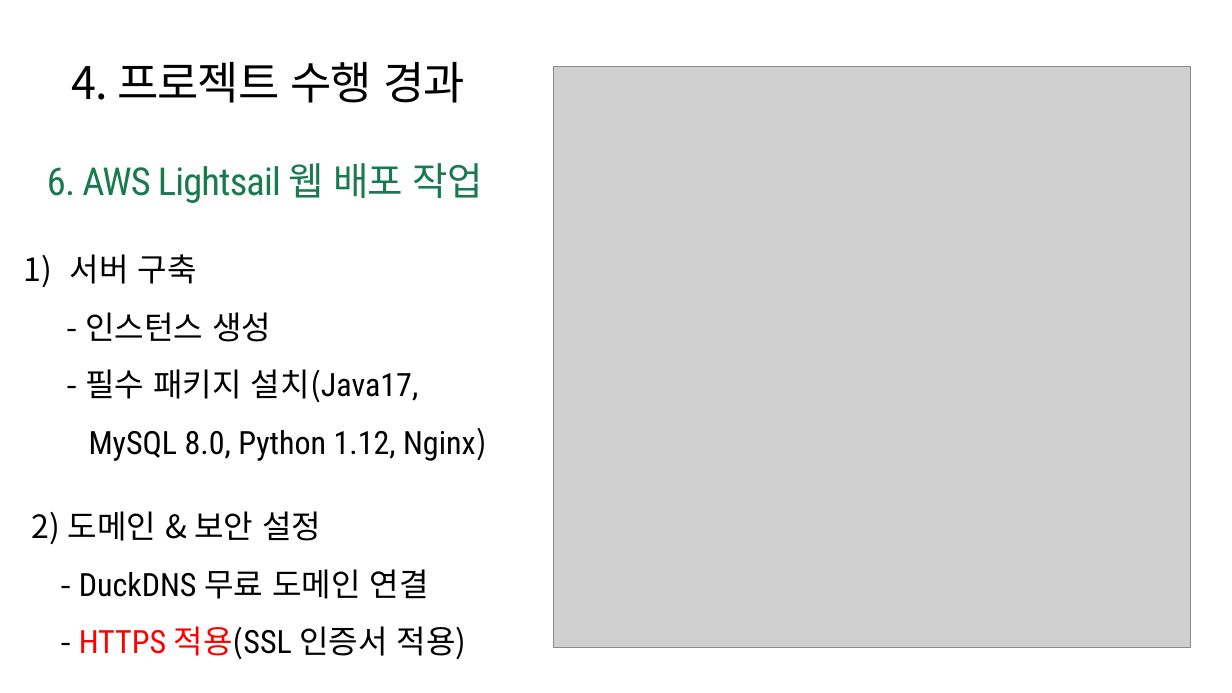
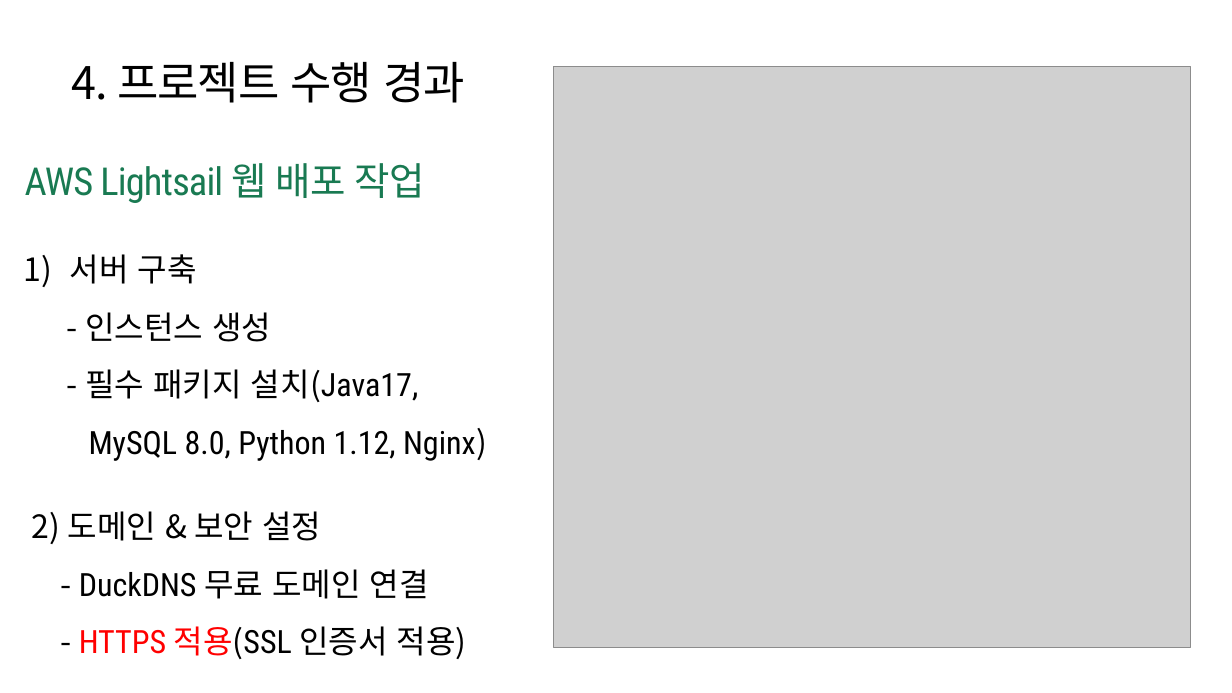
Before and after one commit to parkahjin/brain-hemorrhage, a slide deck: slide 20 of Slide/B팀_Claude_뇌출혈 조기 진단 프로젝트.pptx. Drawn at 1232x693 pixels with LibreOffice and Linux fonts; fonts in the diff are those of the drawing; grey boxes stand for pictures. Boxes give left, top, right and bottom in pixels: in the first picture for what was removed or moved away, otherwise in the second. Text is boxed around its words. In the diff, an @@ line names an element or a change of style, - is before the commit and + after.

```diff
--- a/Slide/B팀_Claude_뇌출혈 조기 진단 프로젝트.pptx
+++ b/Slide/B팀_Claude_뇌출혈 조기 진단 프로젝트.pptx
@@ text at [25, 163, 425, 203]: text changed @@
-6. AWS Lightsail 웹 배포 작업
+AWS Lightsail 웹 배포 작업
```
Also in this commit, not shown: 15 other slides changed, 1 slide added, 5 other files.
